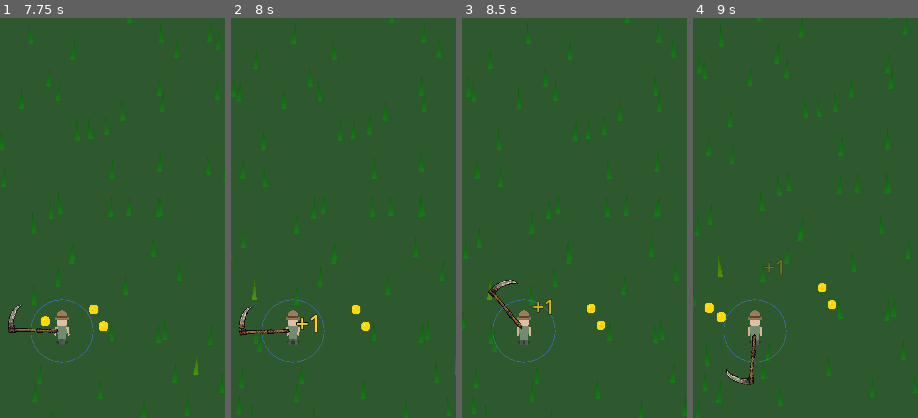
Above: before the commit, frames 1-4 (left to right).
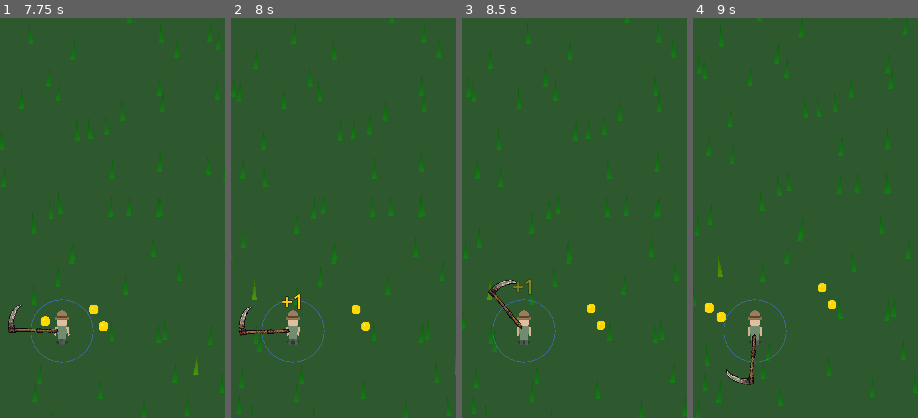
Above: after the commit, the same moments.

Repository: yellyB/game-kill_grass
Game: Godot game, scene res://scenes/ui/main_menu.tscn
Same seed, same stepped clock (60 frames per second), same inputs: the game is played once before the commit and once after it.
Inputs (mouse positions are % of the whole screen's width and height, from its top left):
- Up to frame 1 (7.75 s): click "PLAY" at 0.5 s; click "데이터 초기화" at 1.25 s; click "+$100000" at 2 s; click "처음으로" at 2.75 s; click "게임 계속하기" at 3.5 s; move the mouse to (72, 45) at 4.27 s; hold D (move_right) 4.28-5 s; click (72, 45) at 4.42 s; drag from (30, 55) to (50, 50) at 5.02 s; move the mouse to (60, 28) at 5.77 s; hold D (move_right) 5.78-6.5 s; drag from (45, 70) to (20, 35) at 6.52 s; move the mouse to (80, 65) at 7.27 s; hold A (move_left) from 7.28 s (still down)
- Up to frame 2 (8 s): keep holding A (move_left)
- Up to frame 3 (8.5 s): release A (move_left) at 8 s; drag from (20, 35) to (50, 50) at 8.02 s
- Up to frame 4 (9 s): move the mouse to (55, 50) at 8.77 s; hold S (move_down) from 8.78 s (still down); click (55, 50) at 8.92 s
The pictures show only the part of the screen within x 36-86%, y 11-61%; the shares and areas given below are measured in that part.

Frame 1 is identical in both runs. In frame 2, 0.3% of the frame differs, in the area x 22-39%, y 69-79%; in frame 3, 0.2%; in frame 4, less than 0.1%.

Commit message:
Batch floating text into accumulated totals
Coins no longer spawn individual floating texts. Instead, collected
coin values accumulate over a 0.3s window and display as a single
combined "+N" text above the player with bump animation.

Co-Authored-By: Claude Opus 4.6 <noreply@anthropic.com>

Diff:
--- a/scripts/coin.gd
+++ b/scripts/coin.gd
@@ -1,6 +1,4 @@
 extends Area2D
-
-const FloatingTextScene = preload("res://scenes/ui/floating_text.tscn")
 
 @export var value: int = 1
 @export var magnet_speed: float = 600.0
@@ -85,8 +83,9 @@
 	# Add money
 	GameManager.add_money(value)
 
-	# Spawn floating text at coin position
-	spawn_floating_text(value)
+	# Accumulate floating text on player
+	if player and player.has_method("accumulate_coin_text"):
+		player.accumulate_coin_text(value)
 
 	# Collect effect
 	if visual:
@@ -97,15 +96,6 @@
 		await tween.finished
 
 	queue_free()
-
-func spawn_floating_text(amount: int) -> void:
-	var floating_text = FloatingTextScene.instantiate()
-	floating_text.position = position
-
-	# Add to tree first so @onready variables are initialized
-	get_parent().add_child(floating_text)
-	# Then setup the values
-	floating_text.setup(amount)
 
 func set_value(new_value: int) -> void:
 	value = new_value
--- a/scripts/floating_text.gd
+++ b/scripts/floating_text.gd
@@ -6,39 +6,35 @@
 var fade_duration: float = 1.0
 var spread_offset: Vector2 = Vector2.ZERO
 
+# Batch mode state
+var is_batch_mode: bool = false
+
 func _ready() -> void:
-	# Start animation
-	animate()
+	if not is_batch_mode:
+		animate()
 
 func _process(delta: float) -> void:
+	if is_batch_mode:
+		return
 	# Float upward
 	position.y -= float_speed * delta
 	position += spread_offset * delta
 
+# Legacy single-coin setup
 func setup(amount: int) -> void:
 	if amount_label:
 		amount_label.text = "+%d" % amount
-		# Color based on amount
-		if amount >= 10:
-			amount_label.modulate = Color(1, 0.85, 0.0)  # Gold for high value
-		elif amount >= 5:
-			amount_label.modulate = Color(0.75, 0.75, 0.85)  # Silver
-		else:
-			amount_label.modulate = Color(1, 0.9, 0.3)  # Bronze/default
+		apply_color(amount)
 
 func animate() -> void:
-	# Scale pop effect
 	scale = Vector2(0.5, 0.5)
 
 	var tween = create_tween()
 	tween.set_parallel(true)
-
-	# Pop in
 	tween.tween_property(self, "scale", Vector2(1.2, 1.2), 0.1).set_ease(Tween.EASE_OUT)
 
 	await tween.finished
 
-	# Settle and fade
 	var tween2 = create_tween()
 	tween2.set_parallel(true)
 	tween2.tween_property(self, "scale", Vector2(1.0, 1.0), 0.1)
@@ -46,3 +42,48 @@
 
 	await tween2.finished
 	queue_free()
+
+# --- Batch mode methods ---
+
+func start_batch(amount: int) -> void:
+	is_batch_mode = true
+	if amount_label:
+		amount_label.text = "+%d" % amount
+		apply_color(amount)
+	# Pop in
+	scale = Vector2(0.5, 0.5)
+	var tween = create_tween()
+	tween.tween_property(self, "scale", Vector2(1.0, 1.0), 0.1).set_ease(Tween.EASE_OUT)
+
+func update_batch(total: int) -> void:
+	if amount_label:
+		amount_label.text = "+%d" % total
+		apply_color(total)
+	bump_animation()
+
+func finish_batch() -> void:
+	is_batch_mode = false
+	# Float up and fade out
+	var tween = create_tween()
+	tween.set_parallel(true)
+	tween.tween_property(self, "position:y", position.y - 60.0, 0.6).set_ease(Tween.EASE_OUT)
+	tween.tween_property(self, "modulate:a", 0.0, 0.6)
+	await tween.finished
+	queue_free()
+
+func bump_animation() -> void:
+	var tween = create_tween()
+	tween.tween_property(self, "scale", Vector2(1.3, 1.3), 0.05).set_ease(Tween.EASE_OUT)
+	tween.tween_property(self, "scale", Vector2(1.0, 1.0), 0.08).set_ease(Tween.EASE_IN)
+
+func apply_color(amount: int) -> void:
+	if not amount_label:
+		return
+	if amount >= 50:
+		amount_label.modulate = Color(1, 0.6, 0.1)  # Orange
+	elif amount >= 10:
+		amount_label.modulate = Color(1, 0.85, 0.0)  # Gold
+	elif amount >= 5:
+		amount_label.modulate = Color(0.75, 0.75, 0.85)  # Silver
+	else:
+		amount_label.modulate = Color(1, 0.9, 0.3)  # Bronze/default
--- a/scripts/player.gd
+++ b/scripts/player.gd
@@ -1,6 +1,8 @@
 extends CharacterBody2D
 
 signal input_direction_changed(direction: Vector2)
+
+const FloatingTextScene = preload("res://scenes/ui/floating_text.tscn")
 
 @export var move_speed: float = 300.0
 
@@ -36,6 +38,13 @@
 var grass_spawner: Node2D = null
 var attack_radius: float = 80.0
 
+# Coin text batching
+const BATCH_TIMEOUT: float = 0.3
+var batch_total: int = 0
+var batch_timer: float = 0.0
+var batch_active: bool = false
+var batch_floating_text: Node2D = null
+
 func _ready() -> void:
   attack_timer.timeout.connect(_on_attack_timer_timeout)
   update_attack_range()
@@ -68,6 +77,12 @@
 
   # Handle continuous weapon animations
   update_continuous_weapon_animation(delta)
+
+  # Coin text batch timer
+  if batch_active:
+    batch_timer -= delta
+    if batch_timer <= 0:
+      _finish_batch()
 
 func _physics_process(_delta: float) -> void:
   pass
@@ -621,6 +636,33 @@
       if drag_vector.length() > 20:  # Dead zone
         input_direction = drag_vector.normalized()
 
+func accumulate_coin_text(value: int) -> void:
+  if batch_active and is_instance_valid(batch_floating_text):
+    # Add to existing batch
+    batch_total += value
+    batch_timer = BATCH_TIMEOUT
+    batch_floating_text.update_batch(batch_total)
+  else:
+    # Start new batch
+    batch_total = value
+    batch_timer = BATCH_TIMEOUT
+    batch_active = true
+    _spawn_batch_text()
+
+func _spawn_batch_text() -> void:
+  batch_floating_text = FloatingTextScene.instantiate()
+  # Position above player head
+  batch_floating_text.position = Vector2(0, -70)
+  add_child(batch_floating_text)
+  batch_floating_text.start_batch(batch_total)
+
+func _finish_batch() -> void:
+  batch_active = false
+  if is_instance_valid(batch_floating_text):
+    batch_floating_text.finish_batch()
+  batch_floating_text = null
+  batch_total = 0
+
 func _draw() -> void:
   if not DEBUG_SHOW_RANGES:
     return
